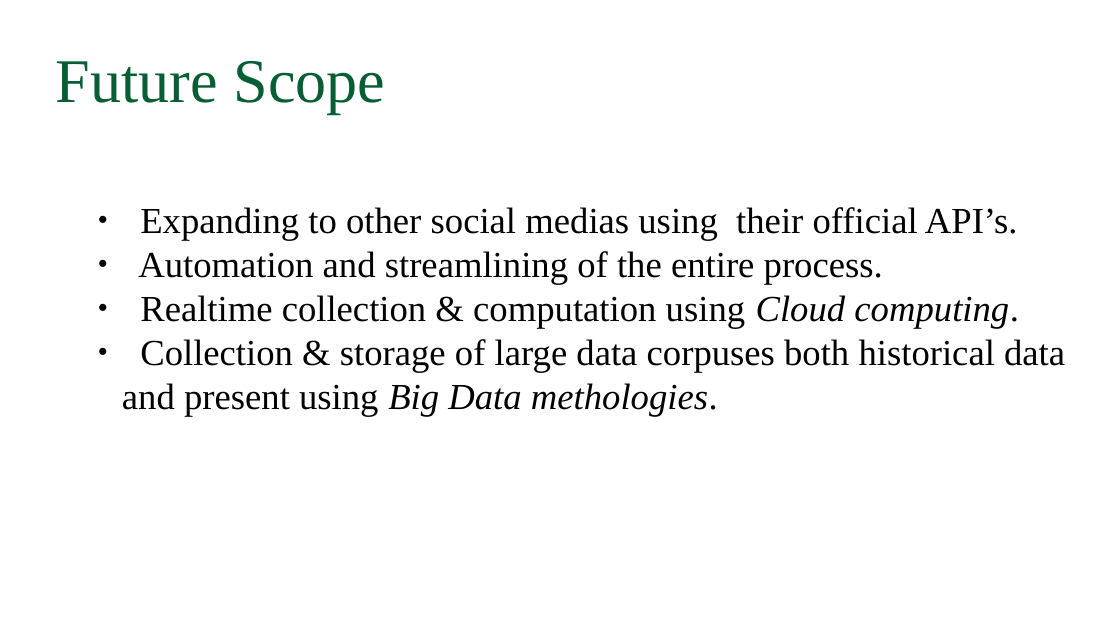
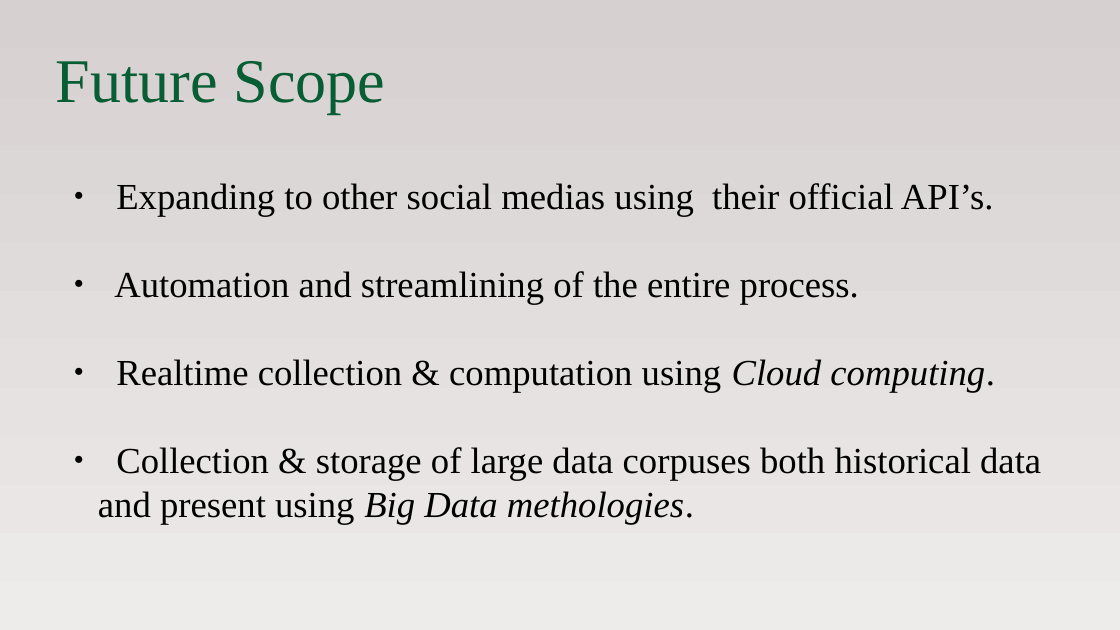
Before and after one commit to alfinwilliam/Sports-Match-Analysis-using-Social-Media-Mining, a slide deck: slide 28 of docs/projectppt.odp (slide 21 before the commit). Drawn at 1120x630 pixels with LibreOffice and Linux fonts; fonts in the diff are those of the drawing. Boxes give left, top, right and bottom in pixels: in the first picture for what was removed or moved away, otherwise in the second. Text is boxed around its words. In the diff, an @@ line names an element or a change of style, - is before the commit and + after.

```diff
--- a/docs/projectppt.odp
+++ b/docs/projectppt.odp
@@ background #FFFFFF to gradient #D6D0D0 to #EEEBEB @@
@@ text "Expanding to other social medias ..." rewrapped from bbox=[122, 207, 1065, 417] to bbox=[98, 183, 1041, 525] @@
```
Also in this commit, not shown: 14 other slides changed, 13 slides added, 6 slides removed.
